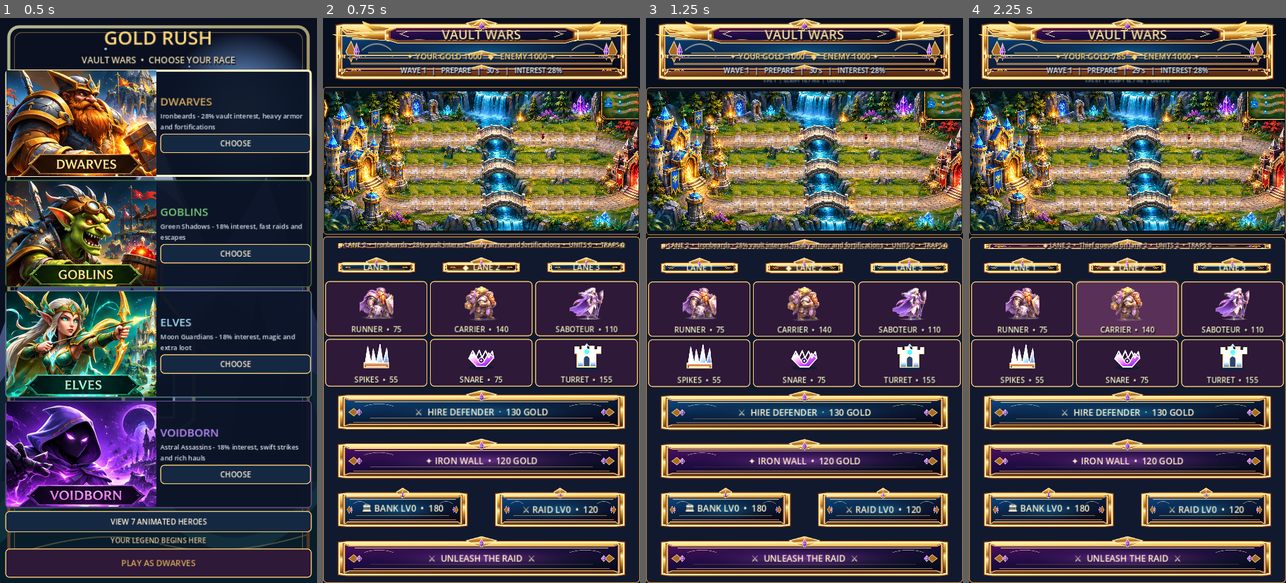
Above: before the commit, frames 1-4 (left to right).
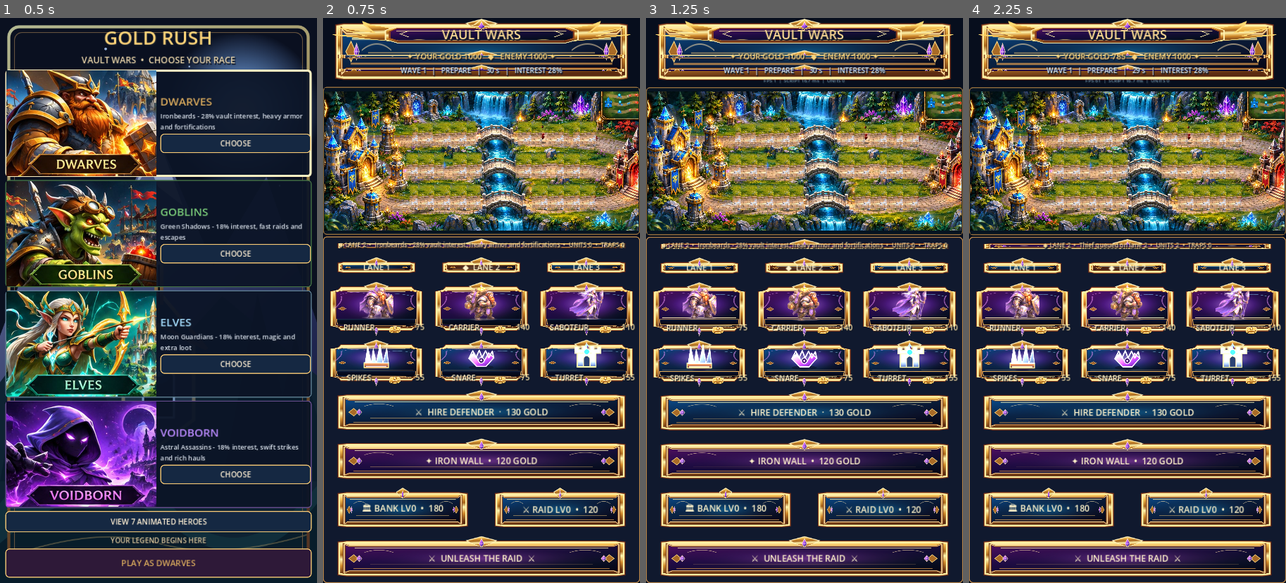
Above: after the commit, the same moments.

Repository: krzych3d/Gold-rush-mobile
Game: Godot game, scene res://main.tscn
Two runs of this game, one before a commit and one after it. Both use one fixed random seed, a clock stepped at 60 frames per second and the inputs below.
Inputs:
- Up to frame 1 (0.5 s): no input
- Up to frame 2 (0.75 s): click "PLAY AS DWARVES" at 0.5 s
- Up to frame 3 (1.25 s): no input
- Up to frame 4 (2.25 s): click "RUNNER • 75" (after the commit: "RUNNER") at 1.25 s; click "CARRIER • 140" (after the commit: "CARRIER") at 2 s

Frame 1 is identical in both runs. In frame 2, 14% of the frame differs, in the area x 0-100%, y 46-66%; in frame 3, 14%; in frame 4, 15%.

Commit message:
Introduce gold-framed unit and trap cards with living illustrations and dynamic coin prices

Diff:
--- a/scripts/game.gd
+++ b/scripts/game.gd
@@ -1029,6 +1029,20 @@
 	button.size_flags_horizontal = Control.SIZE_EXPAND_FILL
 	button.focus_mode = Control.FOCUS_NONE
 	_style_button(button, false)
+	var frame_name: String = "card_hero" if caption in ["RUNNER", "CARRIER", "SABOTEUR"] else "card_trap"
+	ornate_ui.button(button, frame_name, frame_name)
+	var glow := TextureRect.new()
+	glow.name = "ArtGlow"
+	glow.texture = ornate_ui.image("portrait_aura")
+	glow.mouse_filter = Control.MOUSE_FILTER_IGNORE
+	glow.expand_mode = TextureRect.EXPAND_IGNORE_SIZE
+	glow.stretch_mode = TextureRect.STRETCH_SCALE
+	button.add_child(glow)
+	glow.set_anchors_and_offsets_preset(Control.PRESET_FULL_RECT)
+	glow.offset_left = 12
+	glow.offset_right = -12
+	glow.offset_top = 8
+	glow.offset_bottom = -37
 	var portrait := TextureRect.new()
 	portrait.name = "Artwork"
 	portrait.mouse_filter = Control.MOUSE_FILTER_IGNORE
@@ -1046,15 +1060,42 @@
 	portrait.offset_bottom = -32
 	var label := Label.new()
 	label.name = "Caption"
-	label.text = "%s  •  %d" % [caption, price]
+	label.text = caption
 	label.horizontal_alignment = HORIZONTAL_ALIGNMENT_CENTER
 	label.vertical_alignment = VERTICAL_ALIGNMENT_CENTER
 	label.mouse_filter = Control.MOUSE_FILTER_IGNORE
 	_style_label(label, 17, Color("fff0c7"))
 	button.add_child(label)
 	label.set_anchors_and_offsets_preset(Control.PRESET_BOTTOM_WIDE)
-	label.offset_top = -29
-	label.offset_bottom = -2
+	label.offset_left = 4
+	label.offset_right = -83
+	label.offset_top = -36
+	label.offset_bottom = -4
+	var price_text := Label.new()
+	price_text.name = "Price"
+	price_text.text = str(price)
+	price_text.horizontal_alignment = HORIZONTAL_ALIGNMENT_RIGHT
+	price_text.vertical_alignment = VERTICAL_ALIGNMENT_CENTER
+	price_text.mouse_filter = Control.MOUSE_FILTER_IGNORE
+	_style_label(price_text, 17, Color("ffe7aa"))
+	button.add_child(price_text)
+	price_text.set_anchors_and_offsets_preset(Control.PRESET_BOTTOM_RIGHT)
+	price_text.offset_left = -58
+	price_text.offset_right = -7
+	price_text.offset_top = -37
+	price_text.offset_bottom = -4
+	var coin := TextureRect.new()
+	coin.name = "GoldCoin"
+	coin.mouse_filter = Control.MOUSE_FILTER_IGNORE
+	coin.texture = ornate_ui.image("coin")
+	coin.expand_mode = TextureRect.EXPAND_IGNORE_SIZE
+	coin.stretch_mode = TextureRect.STRETCH_KEEP_ASPECT_CENTERED
+	button.add_child(coin)
+	coin.set_anchors_and_offsets_preset(Control.PRESET_BOTTOM_RIGHT)
+	coin.offset_left = -88
+	coin.offset_right = -59
+	coin.offset_top = -35
+	coin.offset_bottom = -5
 	return button
 
 func _refresh_unit_icons() -> void:
